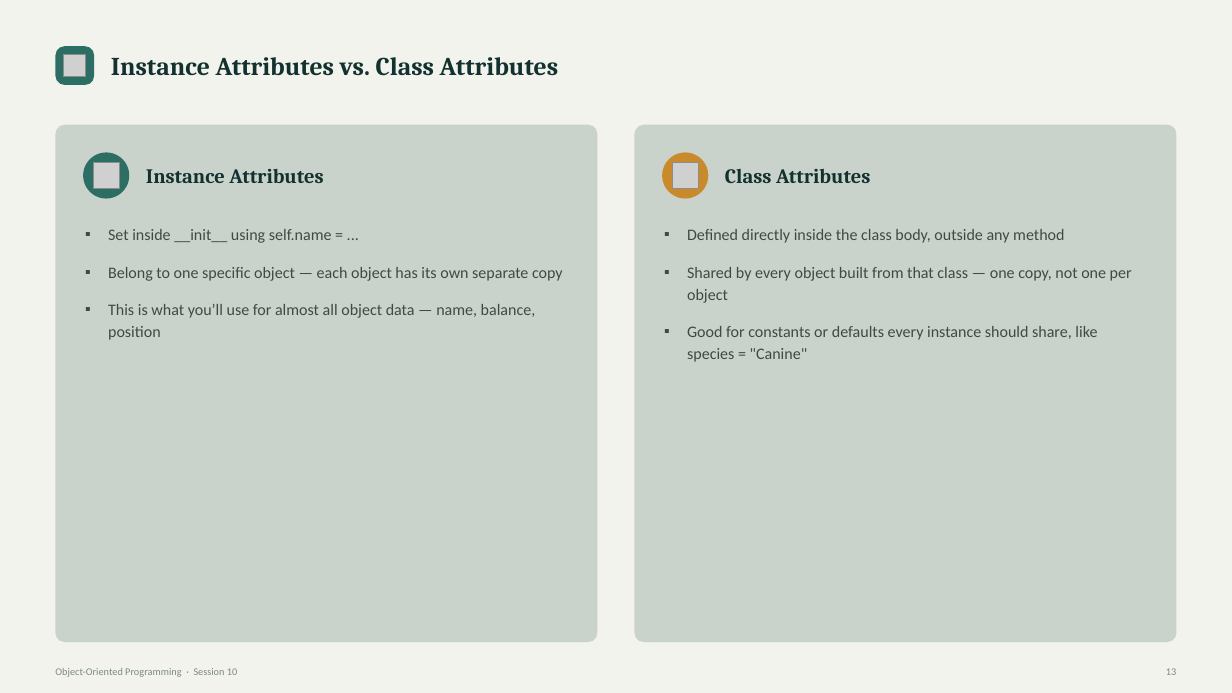
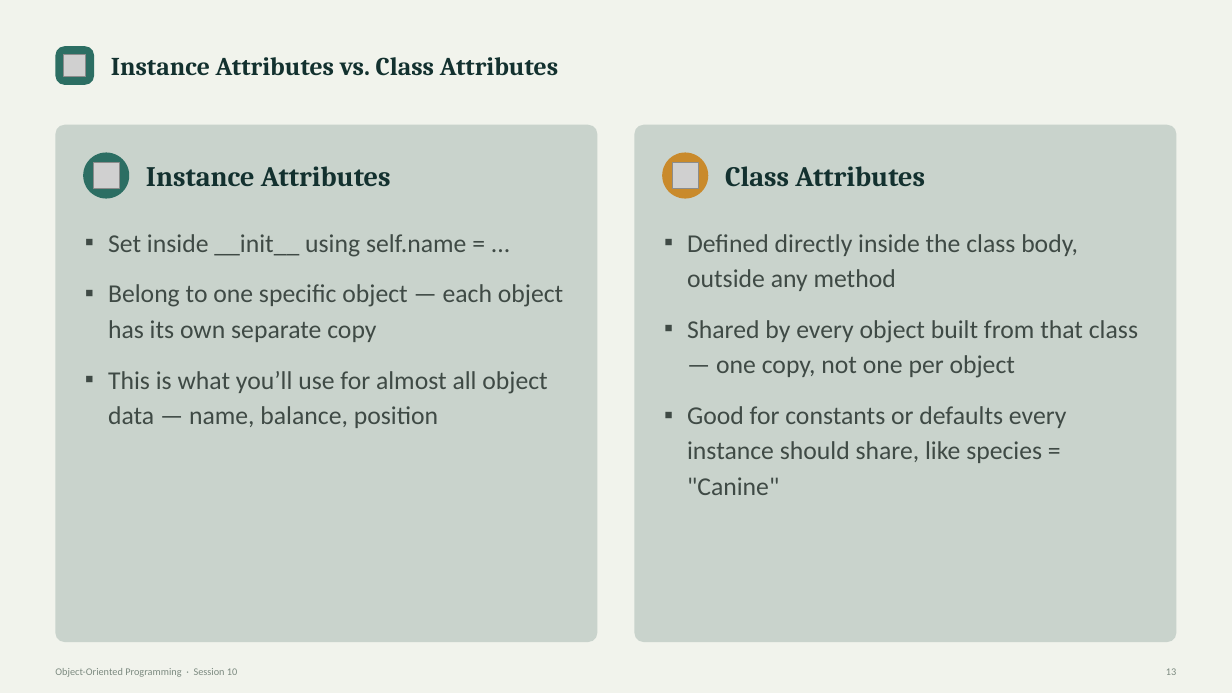
Before and after one commit to waseem-development/ai-ml-course, a slide deck: slide 13 of slides/1_python_slides/9_Object-Oriented Programming - Session 10.pptx. Drawn at 1232x693 pixels with LibreOffice and Linux fonts; fonts in the diff are those of the drawing; grey boxes stand for pictures. Boxes give left, top, right and bottom in pixels: in the first picture for what was removed or moved away, otherwise in the second. Text is boxed around its words. In the diff, an @@ line names an element or a change of style, - is before the commit and + after.

```diff
--- a/slides/1_python_slides/9_Object-Oriented Programming - Session 10.pptx
+++ b/slides/1_python_slides/9_Object-Oriented Programming - Session 10.pptx
@@ text "Instance Attributes" at (146,166,391,186): size 16 to 22 pt @@
@@ text "Class Attributes" at (725,166,925,187): size 16 to 22 pt @@
@@ text "Set inside __init__ using self.name ..." at (108,234,563,428): size 12.5 to 20 pt @@
@@ text "Defined directly inside the class ..." at (687,234,1138,495): size 12.5 to 20 pt @@
```
Also in this commit, not shown: 2 other slides changed, 3 other files.
